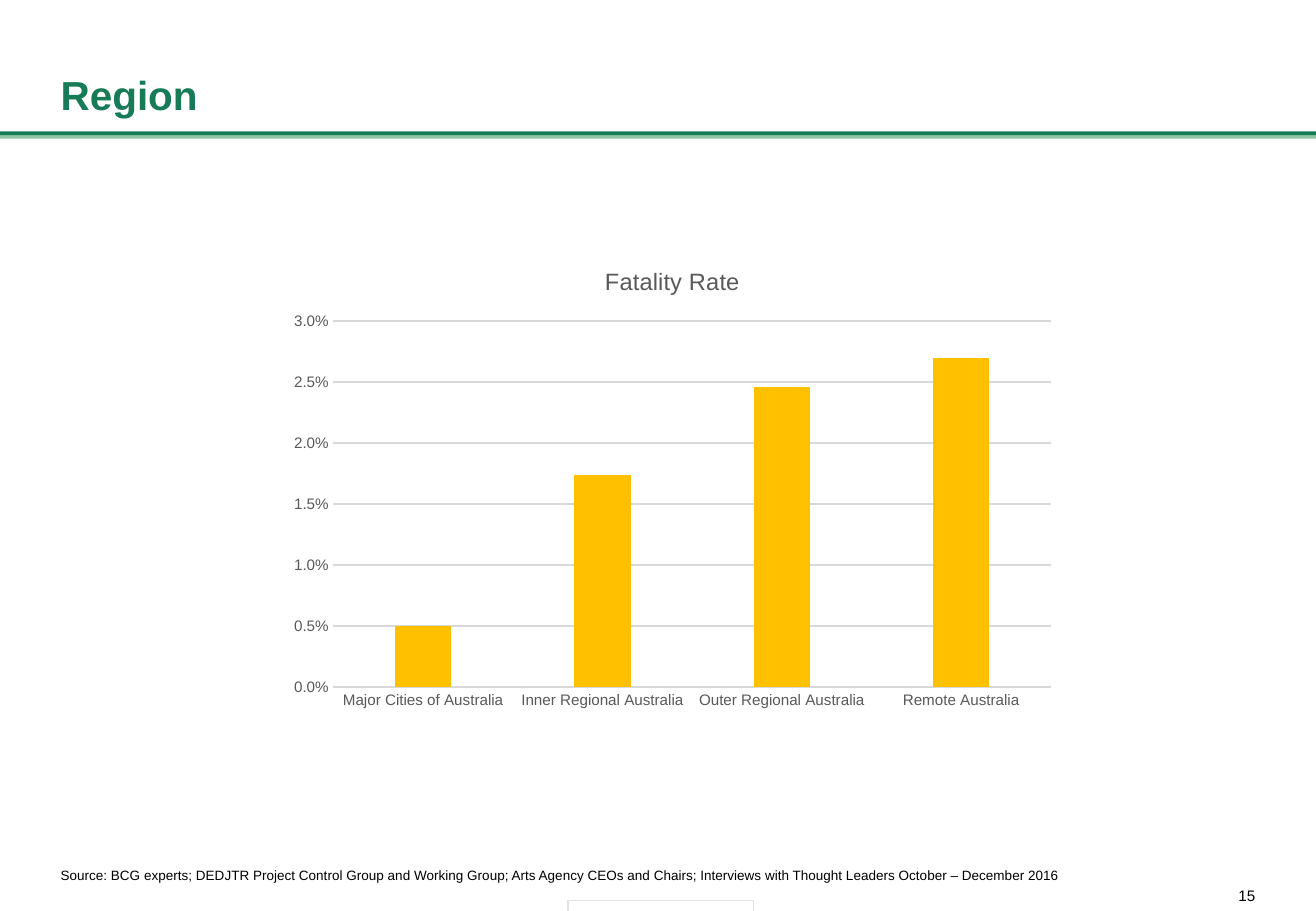
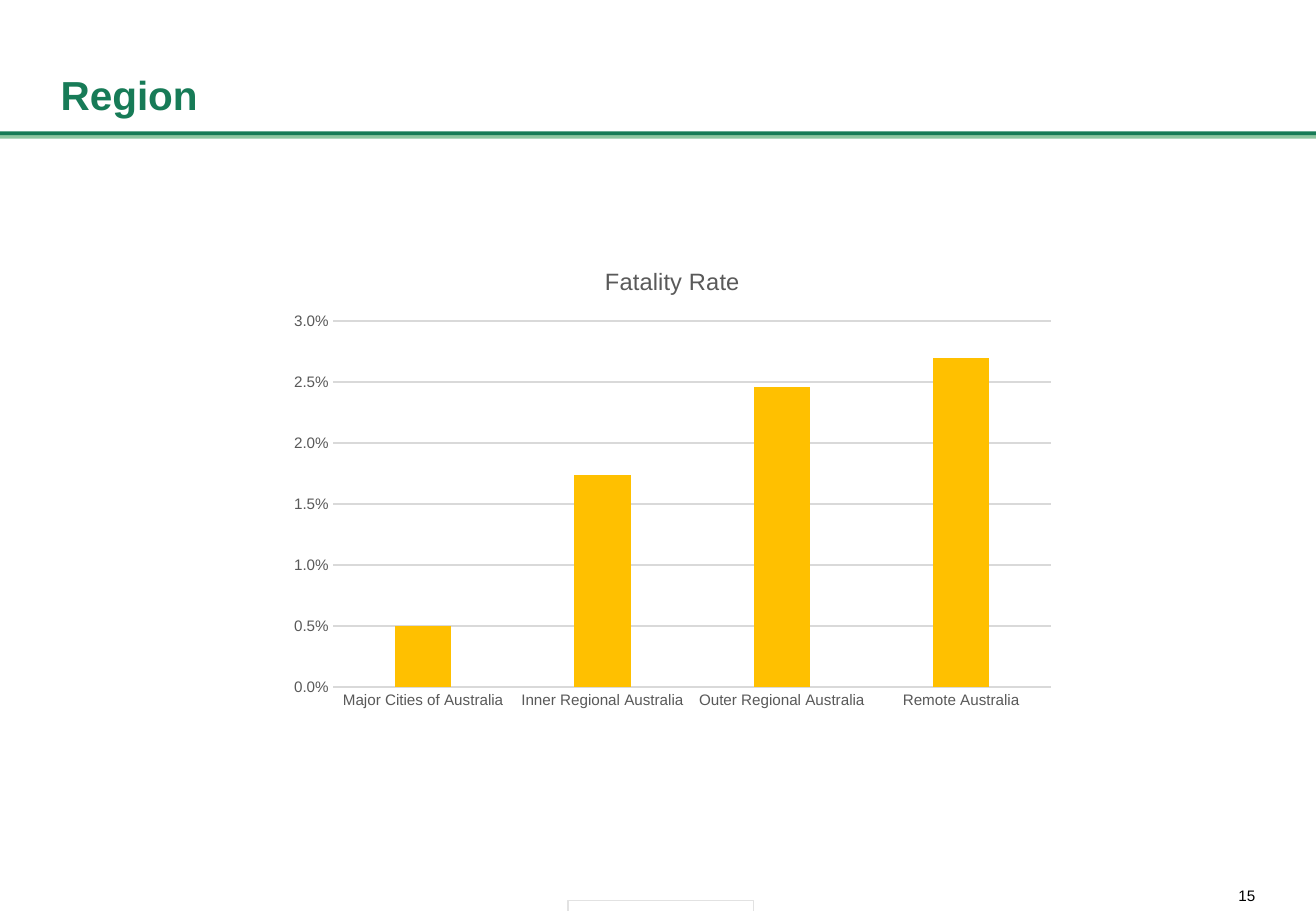
Before and after one commit to Sunken52/Crash-Data-ML, a slide deck: slide 15 of Presentation/Crash analysis presentation.pptx. Drawn at 1316x911 pixels with LibreOffice and Linux fonts; fonts in the diff are those of the drawing. Boxes give left, top, right and bottom in pixels: in the first picture for what was removed or moved away, otherwise in the second. Text is boxed around its words. In the diff, an @@ line names an element or a change of style, - is before the commit and + after.

Commit message:
Presentation edits

```diff
--- a/Presentation/Crash analysis presentation.pptx
+++ b/Presentation/Crash analysis presentation.pptx
@@ text removed at [61, 870, 1058, 883] @@
-Source: BCG experts; DEDJTR Project Control Group and Working Group; Arts Agency CEOs and Chairs; Interviews with Thought Leaders October – December 2016
```
Also in this commit, not shown: 1 other slide changed.
